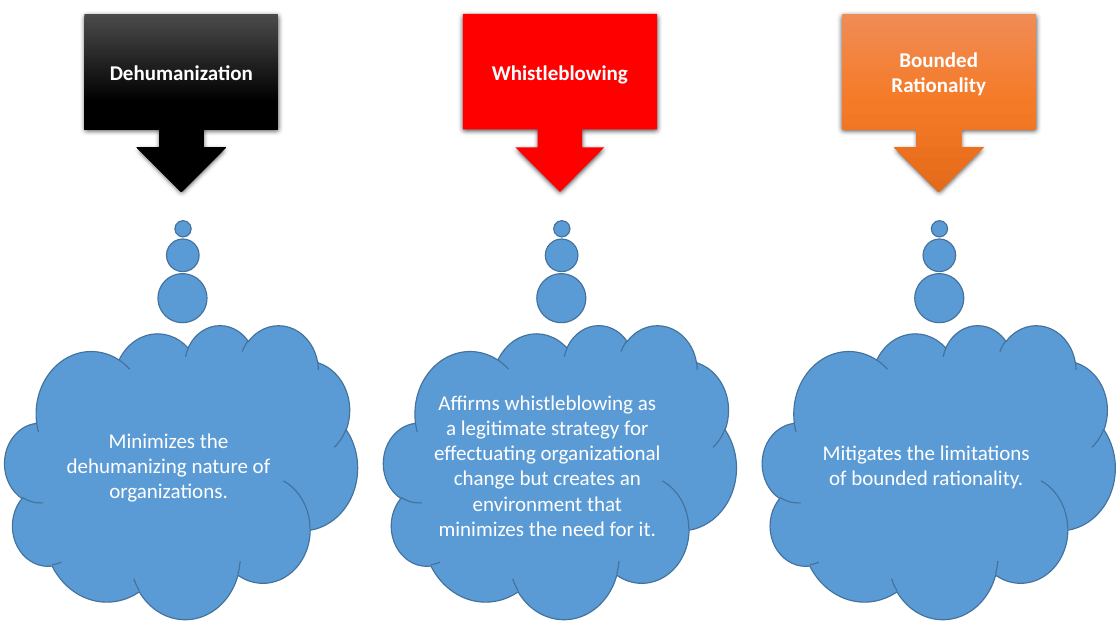
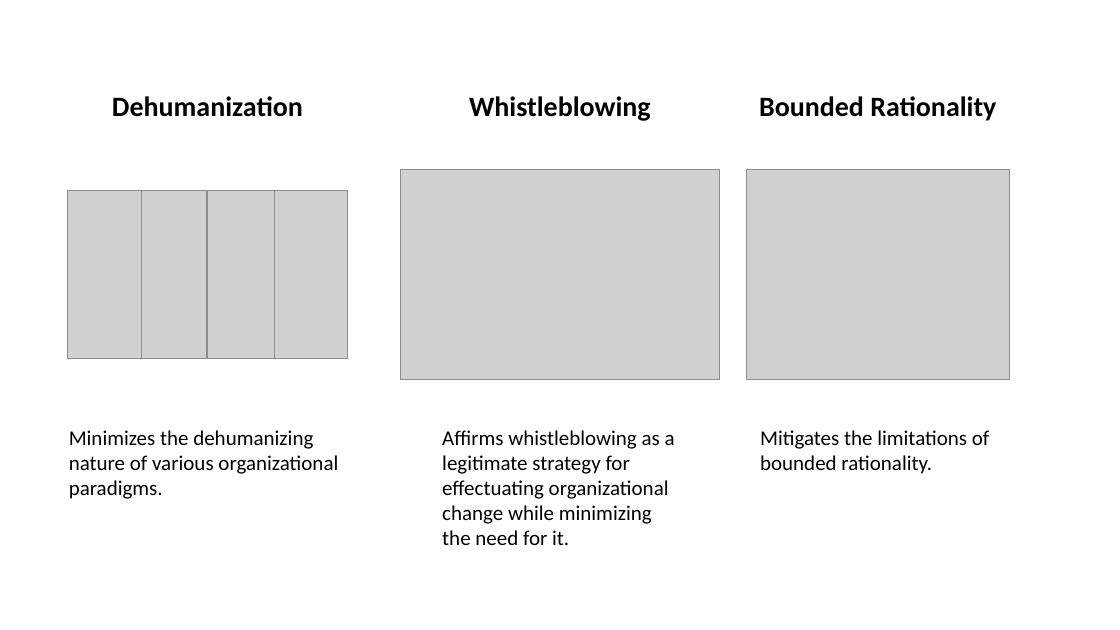
Before and after one commit to SLU-Courses-Townes/POLS6320, a slide deck: slide 5 of FinalPaper/Townes_POLS6320_2020_Spring_FinalPaper_Presentation_v00.pptx. Drawn at 1120x630 pixels with LibreOffice and Linux fonts; fonts in the diff are those of the drawing; grey boxes stand for pictures. Boxes give left, top, right and bottom in pixels: in the first picture for what was removed or moved away, otherwise in the second. Text is boxed around its words. In the diff, an @@ line names an element or a change of style, - is before the commit and + after.

Commit message:
Changes to presentation slides on organization dysfunction

```diff
--- a/FinalPaper/Townes_POLS6320_2020_Spring_FinalPaper_Presentation_v00.pptx
+++ b/FinalPaper/Townes_POLS6320_2020_Spring_FinalPaper_Presentation_v00.pptx
@@ text "Dehumanization": place and size @@
-text "Dehumanization" at box(84, 13, 278, 192)
+text "Dehumanization" at box(112, 96, 303, 117)
@@ text "Dehumanization" at box(112, 96, 303, 117): size 18 to 24 pt, text colour #FFFFFF to #000000; vertical alignment middle to top; fill gradient #4B4B4B to #000000 to none; shadow off @@
@@ text "Whistleblowing": place and size @@
-text "Whistleblowing" at box(463, 13, 657, 192)
+text "Whistleblowing" at box(469, 96, 651, 121)
@@ text "Whistleblowing" at box(469, 96, 651, 121): size 18 to 24 pt, text colour #FFFFFF to #000000; vertical alignment middle to top; fill #FF0000 to none; shadow off @@
@@ text "Bounded Rationality": place and size @@
-text "Bounded Rationality" at box(842, 13, 1036, 192)
+text "Bounded Rationality" at box(759, 96, 996, 121)
@@ text "Bounded Rationality" at box(759, 96, 996, 121): size 18 to 24 pt, text colour #FFFFFF to #000000; vertical alignment middle to top; fill gradient #F18C57 to #F67B28 to #E56C19 to none; shadow off @@
@@ picture added at box(401, 170, 719, 380) @@
@@ picture added at box(746, 170, 1010, 380) @@
@@ group added at box(67, 191, 348, 359): 4 pictures @@
@@ text "Minimizes the dehumanizing nature of ..." at box(69, 430, 338, 499): vertical alignment middle to top; fill #5B9BD5 to none; outline #43739E 1 pt to none @@
@@ text "Minimizes the dehumanizing nature of ...": place and size @@
-text "Minimizes the dehumanizing nature of ..." at box(5, 325, 358, 619)
+text "Minimizes the dehumanizing nature of ..." at box(69, 430, 338, 499)
@@ text at box(69, 430, 338, 499): text changed; text colour #FFFFFF to #000000 @@
-Minimizes the dehumanizing nature of organizations.
+Minimizes the dehumanizing nature of various organizational paradigms.
@@ text "Affirms whistleblowing as a legitimate ...": place and size @@
-text "Affirms whistleblowing as a legitimate ..." at box(384, 325, 737, 619)
+text "Affirms whistleblowing as a legitimate ..." at box(442, 430, 675, 545)
@@ text "Affirms whistleblowing as a legitimate ..." at box(442, 430, 675, 545): vertical alignment middle to top; fill #5B9BD5 to none; outline #43739E 1 pt to none @@
@@ text at box(442, 430, 675, 545): text changed; text colour #FFFFFF to #000000 @@
-Affirms whistleblowing as a legitimate strategy for effectuating organizational change but creates an environment that minimizes the need for it.
+Affirms whistleblowing as a legitimate strategy for effectuating organizational change while minimizing the need for it.
@@ text "Mitigates the limitations of bounded ...": place and size @@
-text "Mitigates the limitations of bounded ..." at box(763, 325, 1116, 619)
+text "Mitigates the limitations of bounded ..." at box(760, 430, 989, 474)
@@ text "Mitigates the limitations of bounded ..." at box(760, 430, 989, 474): text colour #FFFFFF to #000000; alignment centre to left; vertical alignment middle to top; fill #5B9BD5 to none; outline #43739E 1 pt to none @@
```
Also in this commit, not shown: 4 other slides changed.
